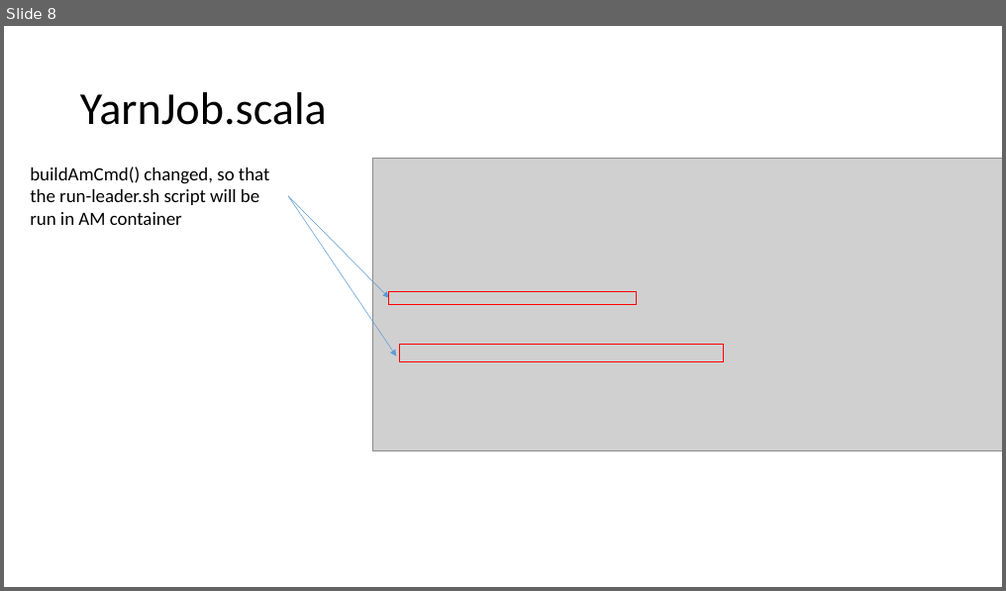
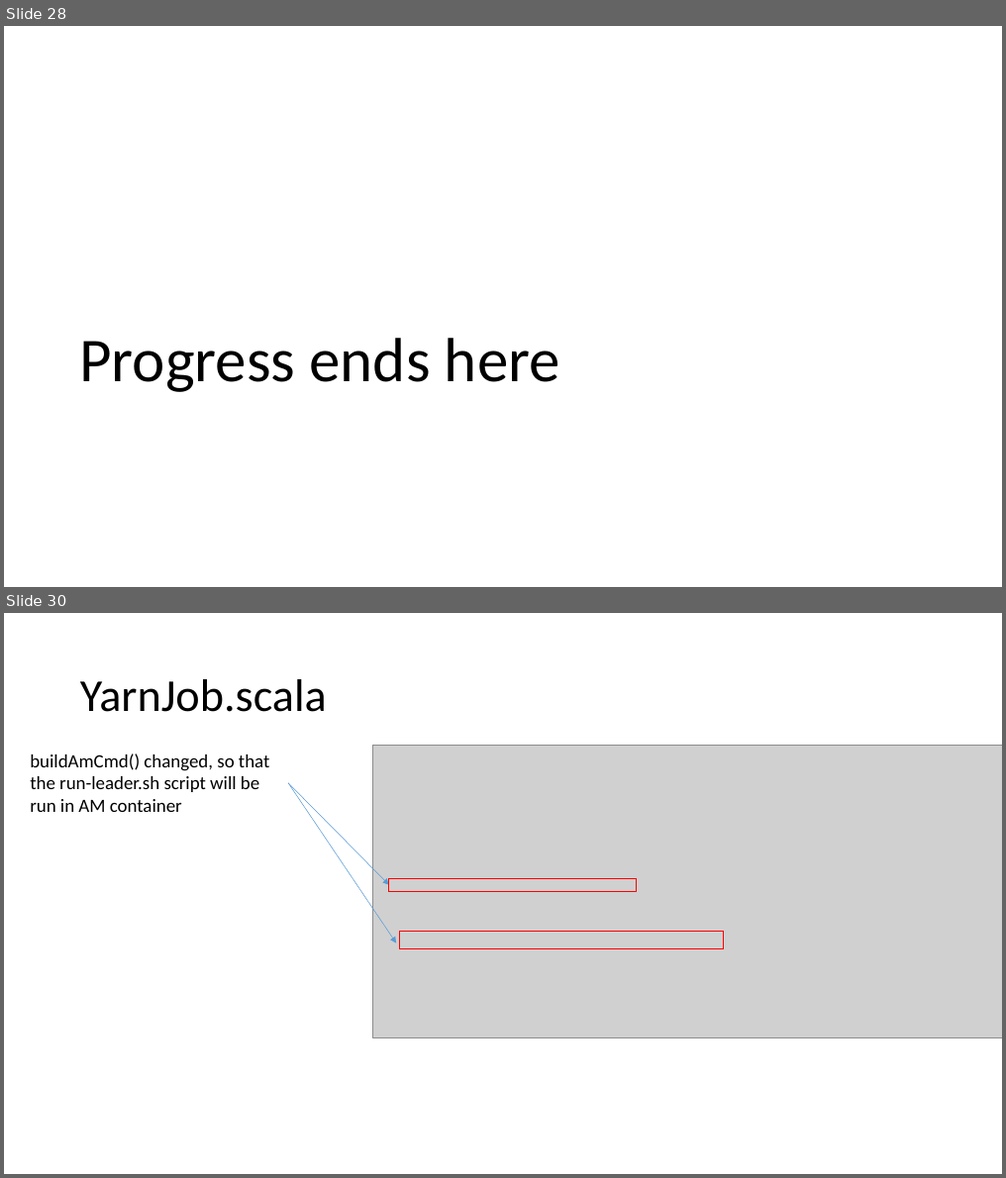
Before and after one commit to Swrrt/Samza-Documents, a slide deck: Documentation/Samza-Snapshot.pptx. Shown one above the other, each under a label of ours: slide 8 before the commit, slides 28 and 30 after it; the slides between them are not shown. The pictures are 1006x591 and 1006x1178 pixels, drawn with LibreOffice and Linux fonts; fonts in the diff are those of the drawing; grey boxes stand for pictures. Boxes give left, top, right and bottom in pixels: in the first picture for what was removed or moved away, otherwise in the second. Text is boxed around its words. In the diff, an @@ line names an element or a change of style, - is before the commit and + after.

```diff
--- a/Documentation/Samza-Snapshot.pptx
+++ b/Documentation/Samza-Snapshot.pptx
@@ slide 28 added at bbox=[4, 26, 1002, 587], background #FFFFFF @@
@@ title added at bbox=[79, 338, 560, 392], 60 pt, text #000000 @@
+Progress ends here
@@ what was slide 8 is now slide 30 @@
```
Also in this commit, not shown: 3 slides changed, 20 other slides added, 1 slide removed.
